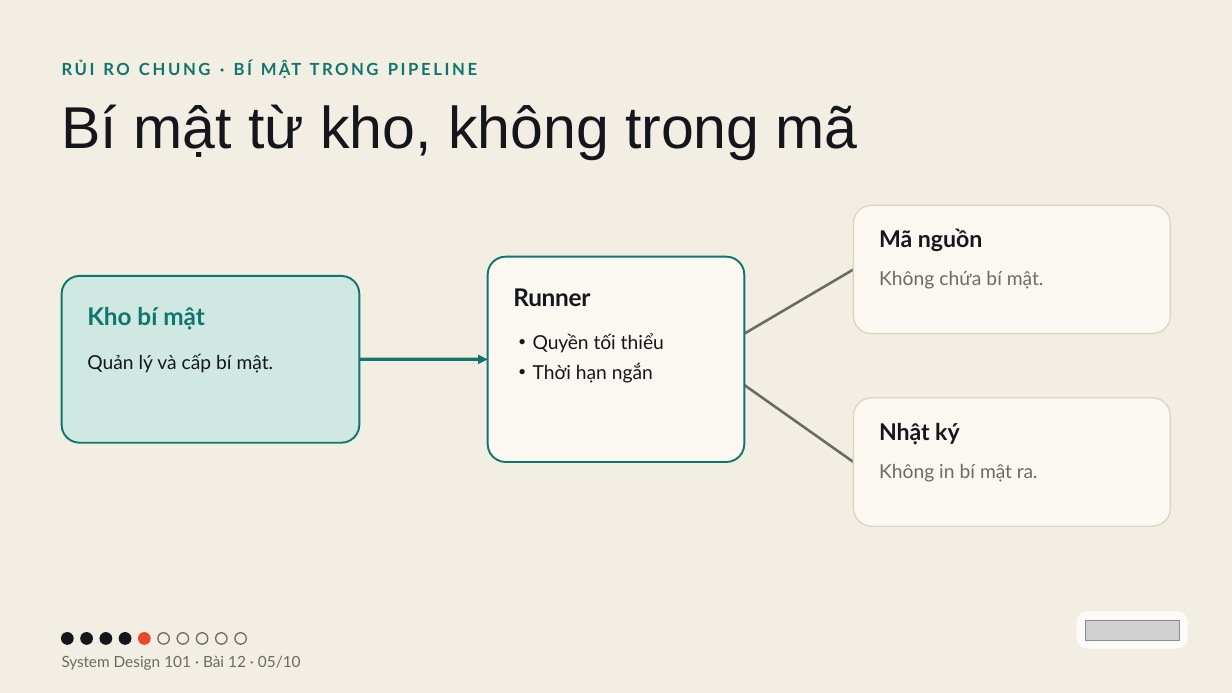
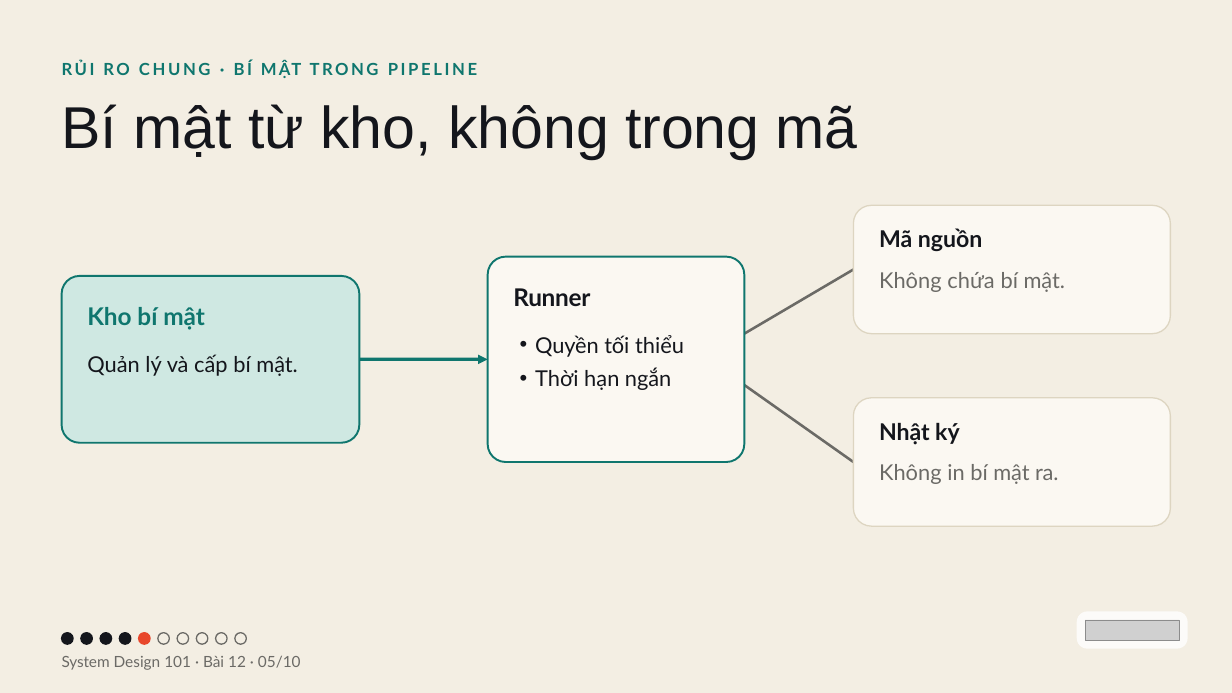
Before and after one commit to vohoailinh90/tool-marketing-studio, a slide deck: slide 5 of system-design-101/vi/lessons/sd-13-012/slides/sd-13-012.pptx. Drawn at 1232x693 pixels with LibreOffice and Linux fonts; fonts in the diff are those of the drawing; grey boxes stand for pictures. Boxes give left, top, right and bottom in pixels: in the first picture for what was removed or moved away, otherwise in the second. Text is boxed around its words. In the diff, an @@ line names an element or a change of style, - is before the commit and + after.

```diff
--- a/system-design-101/vi/lessons/sd-13-012/slides/sd-13-012.pptx
+++ b/system-design-101/vi/lessons/sd-13-012/slides/sd-13-012.pptx
@@ text "Không chứa bí mật." at box(879, 272, 1066, 292): size 22.5 to 25.5 pt @@
@@ text "Quyền tối thiểu" at box(535, 335, 684, 390): size 22.5 to 25.5 pt; indent changed; line spacing 30.4pt to 34.4pt @@
@@ text "Quản lý và cấp bí ..." at box(87, 354, 298, 376): size 22.5 to 25.5 pt; line spacing 30.4pt to 34.4pt @@
@@ text "Không in bí mật ra." at box(879, 464, 1058, 484): size 22.5 to 25.5 pt @@
```
Also in this commit, not shown: 2 other slides changed, 4 other files.
